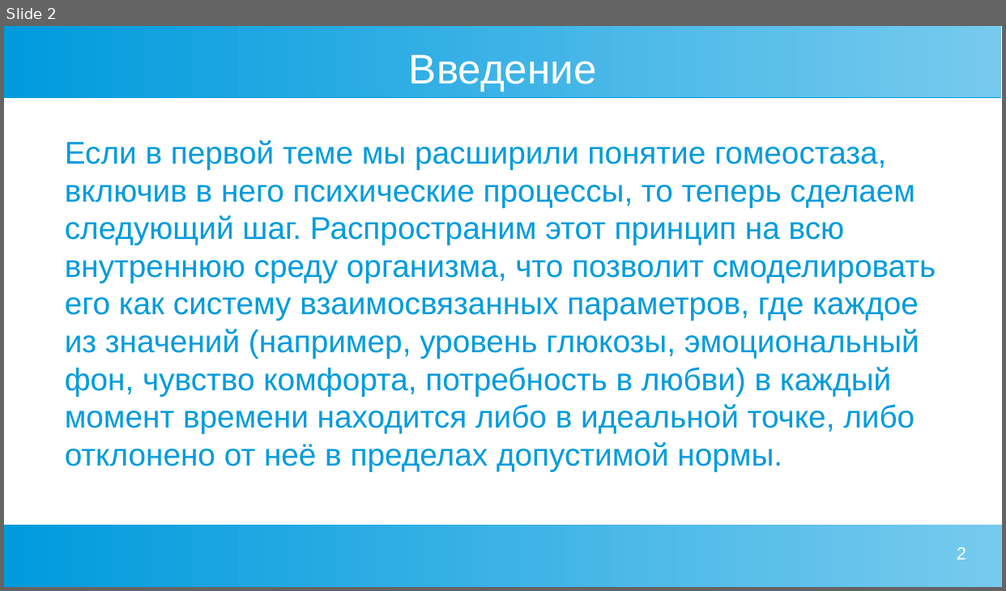
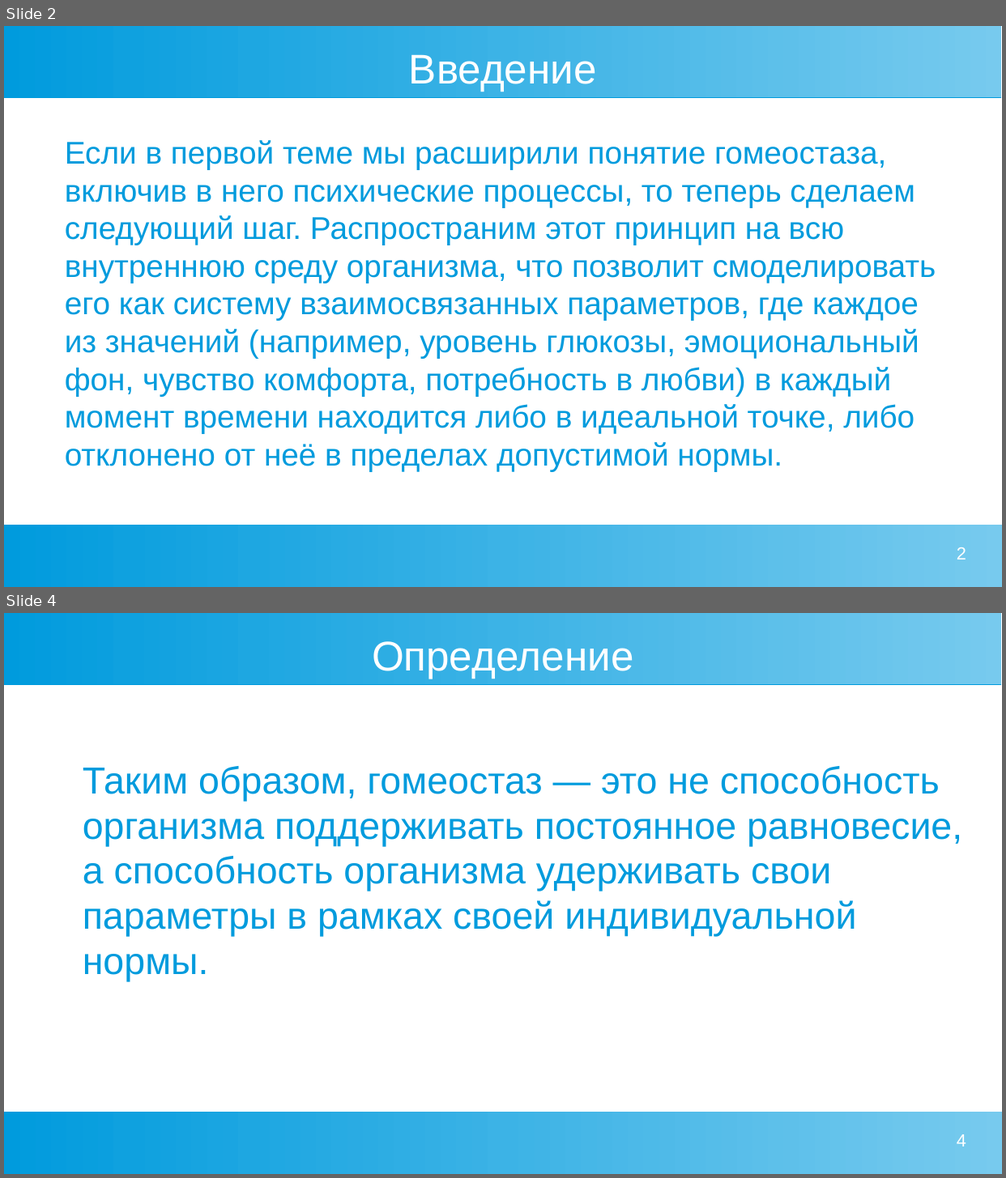
Before and after one commit to Chularev/articles, a slide deck: Psychology/2. гомеостаз и мотивация.odp. Shown one above the other, each under a label of ours: slide 2 before the commit, slides 2 and 4 after it; the slides between them are not shown. The pictures are 1006x591 and 1006x1178 pixels, drawn with LibreOffice and Linux fonts; fonts in the diff are those of the drawing. Boxes give left, top, right and bottom in pixels: in the first picture for what was removed or moved away, otherwise in the second. Text is boxed around its words. In the diff, an @@ line names an element or a change of style, - is before the commit and + after.

```diff
--- a/Psychology/2. гомеостаз и мотивация.odp
+++ b/Psychology/2. гомеостаз и мотивация.odp
@@ slide 4 added at [4, 613, 1002, 1174], background #FFFFFF; not listed: 2 template elements that a slide beside it also shows @@
@@ title added at [372, 641, 634, 679], 33 pt, text #FFFFFF @@
+Определение
@@ text added at [83, 766, 962, 982], 30 pt, text #009BDD @@
+Таким образом, гомеостаз — это не способность организма поддерживать постоянное равновесие, а способность организма удерживать свои параметры в рамках своей индивидуальной нормы.
@@ page number added at [957, 1135, 966, 1147], 14 pt, text #FFFFFF @@
+4
```
Also in this commit, not shown: 1 slide changed.
